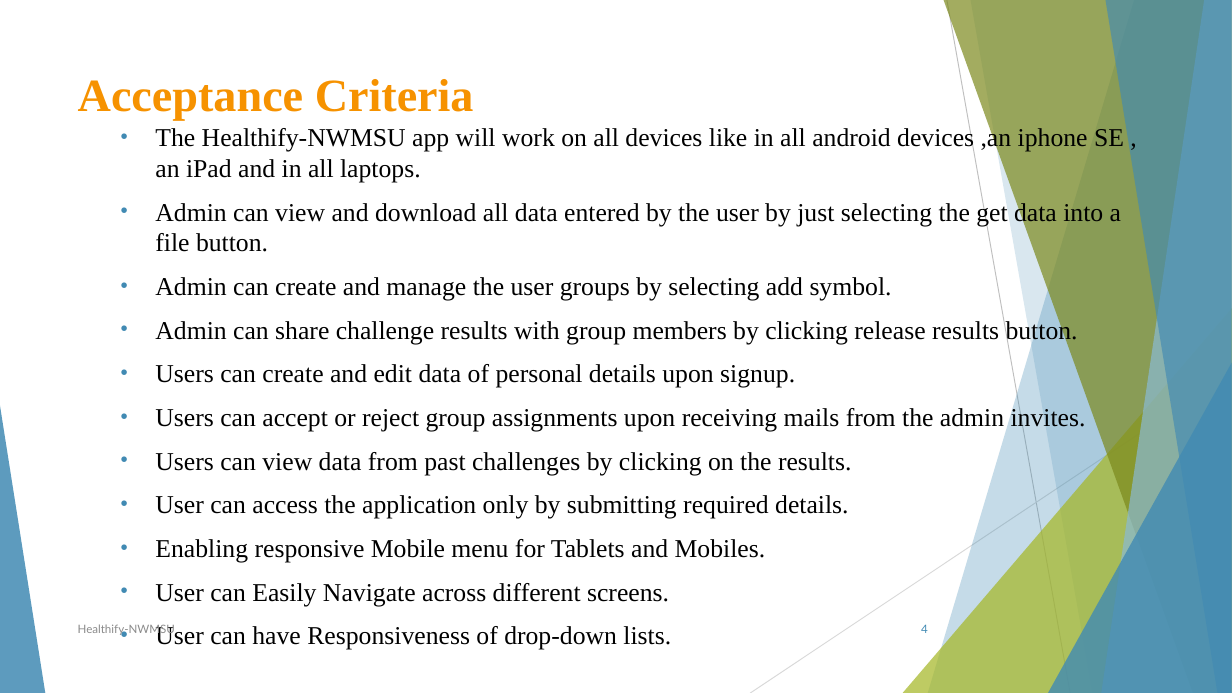
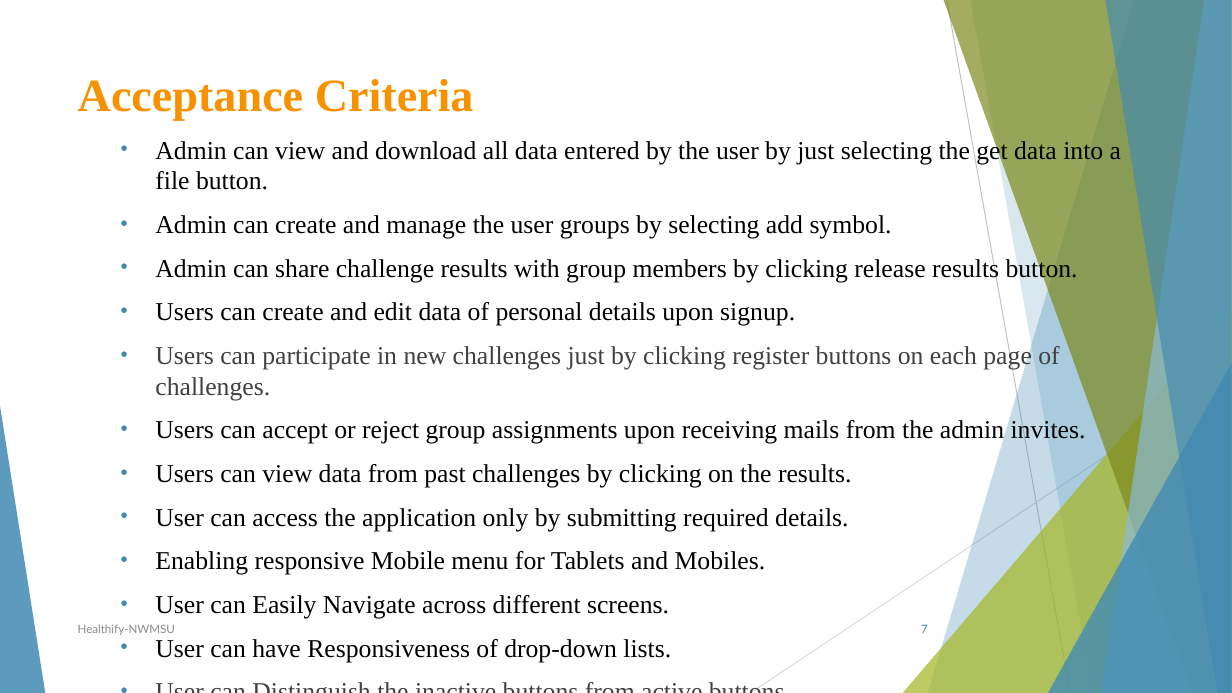
Before and after one commit to sowmyathogiti/Healthify, a slide deck: slide 7 of Healthify-NWMSU.pptx (slide 4 before the commit). Drawn at 1232x693 pixels with LibreOffice and Linux fonts; fonts in the diff are those of the drawing. Boxes give left, top, right and bottom in pixels: in the first picture for what was removed or moved away, otherwise in the second. Text is boxed around its words. In the diff, an @@ line names an element or a change of style, - is before the commit and + after.

Commit message:
Updated ppt

```diff
--- a/Healthify-NWMSU.pptx
+++ b/Healthify-NWMSU.pptx
@@ text at (x1=155, y1=138, x2=1121, y2=662): paragraph added @@
+• User can Distinguish the inactive buttons from active buttons.
@@ text "Admin can view and download ..." moved from (x1=155, y1=126, x2=1124, y2=650) to (x1=155, y1=138, x2=1121, y2=662) @@
@@ text at (x1=155, y1=126, x2=1124, y2=182): paragraph removed @@
-• The Healthify-NWMSU app will work on all devices like in all android devices ,an iphone SE , an iPad and in all laptops.
@@ text at (x1=155, y1=344, x2=1059, y2=400): paragraph added @@
+• Users can participate in new challenges just by clicking register buttons on each page of challenges.
@@ page number at (x1=921, y1=624, x2=928, y2=633): text changed @@
-4
+7
```
Also in this commit, not shown: 2 other slides changed.
